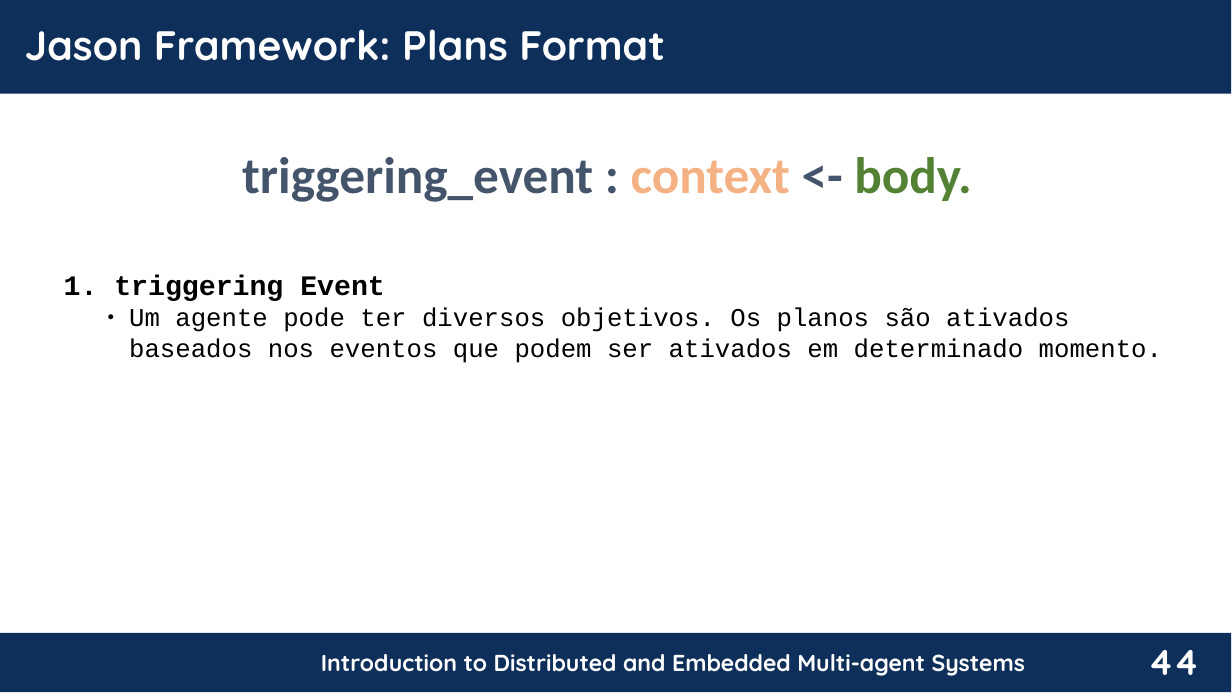
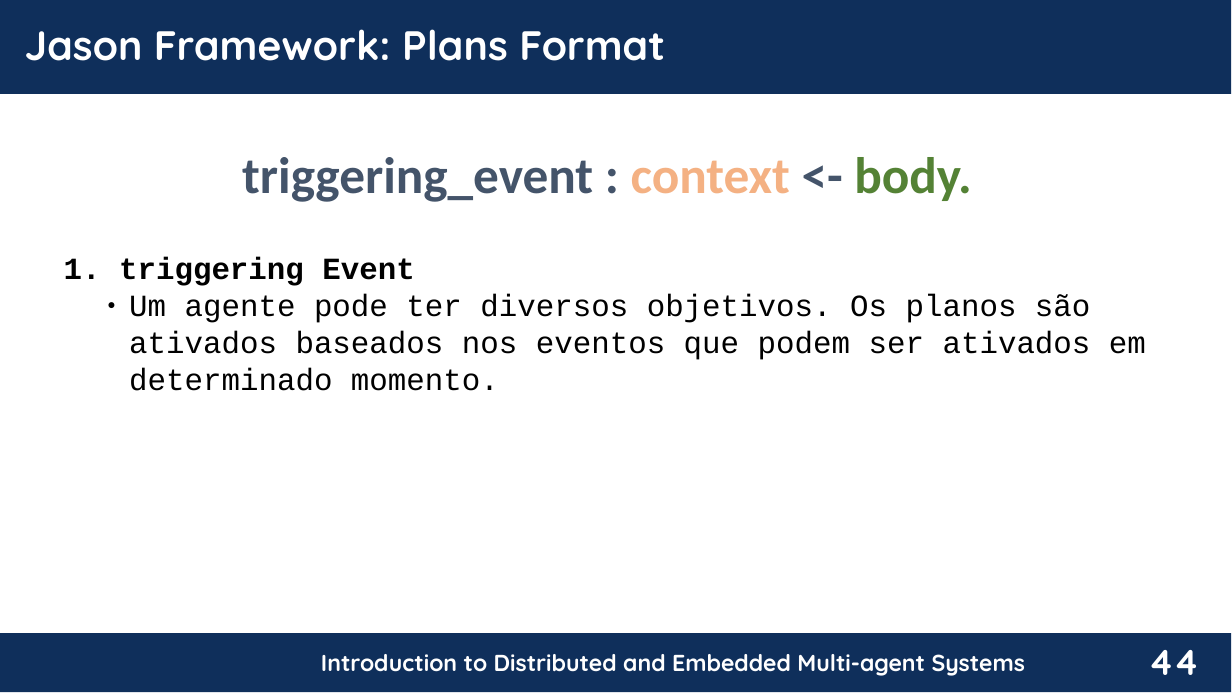
Before and after one commit to chon-group/distributedAndEmbeddedAI, a slide deck: slide 44 of course/08-GoalsAndPlans/08-GoalsAndPlans_20240503.odp. Drawn at 1232x693 pixels with LibreOffice and Linux fonts; fonts in the diff are those of the drawing; background and template pictures are left out. Boxes give left, top, right and bottom in pixels: in the first picture for what was removed or moved away, otherwise in the second. Text is boxed around its words. In the diff, an @@ line names an element or a change of style, - is before the commit and + after.

```diff
--- a/course/08-GoalsAndPlans/08-GoalsAndPlans_20240503.odp
+++ b/course/08-GoalsAndPlans/08-GoalsAndPlans_20240503.odp
@@ text "triggering Event" moved from (x1=114, y1=275, x2=1162, y2=363) to (x1=119, y1=257, x2=1146, y2=391) @@
@@ text "triggering Event" at (x1=119, y1=257, x2=1146, y2=391): size 22 to 24 pt in "triggering Event"; size 20 to 24 pt in "Um agente pode ter diversos objetivos. Os ..." @@
```
Also in this commit, not shown: 16 other slides changed, 35 slides added.
